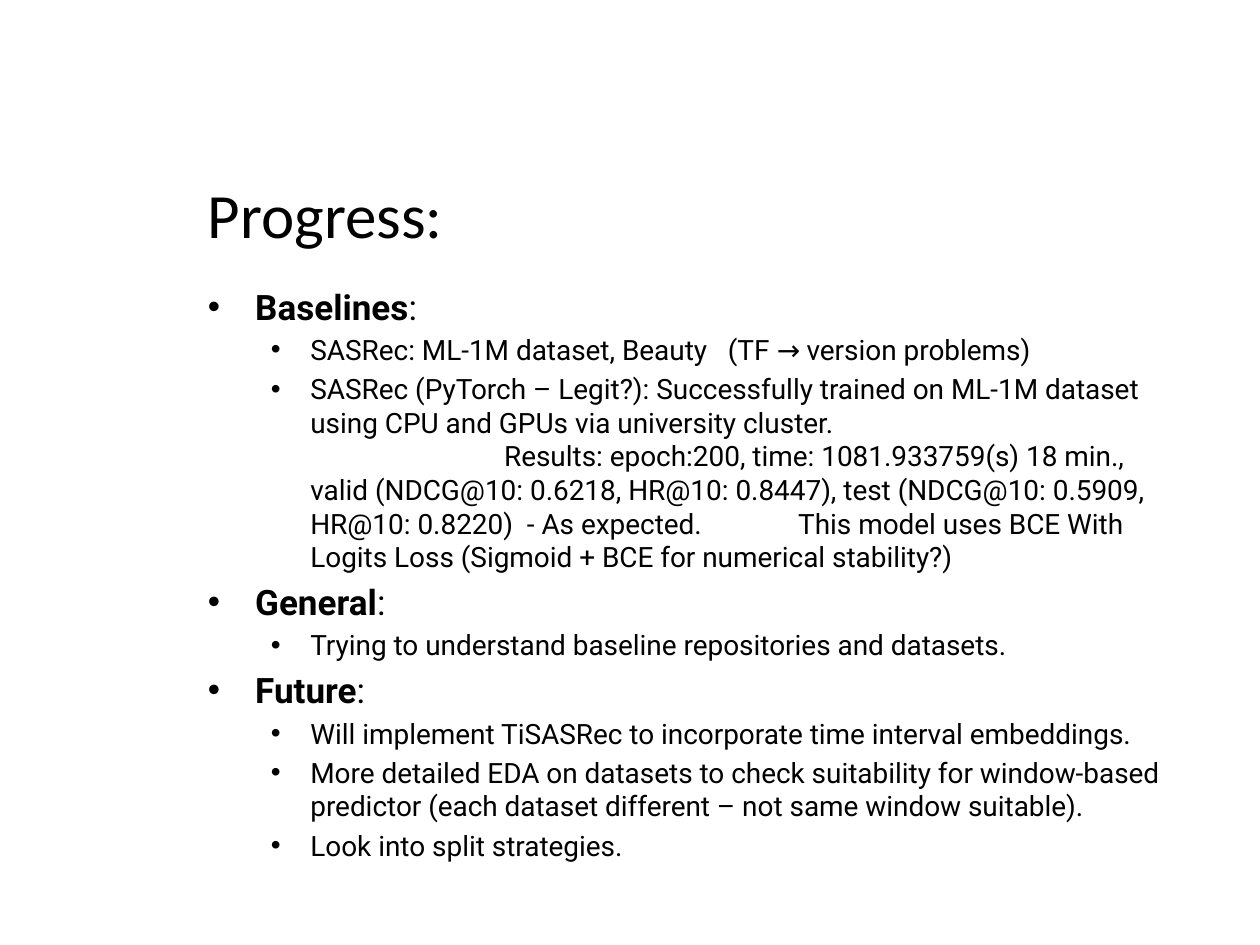
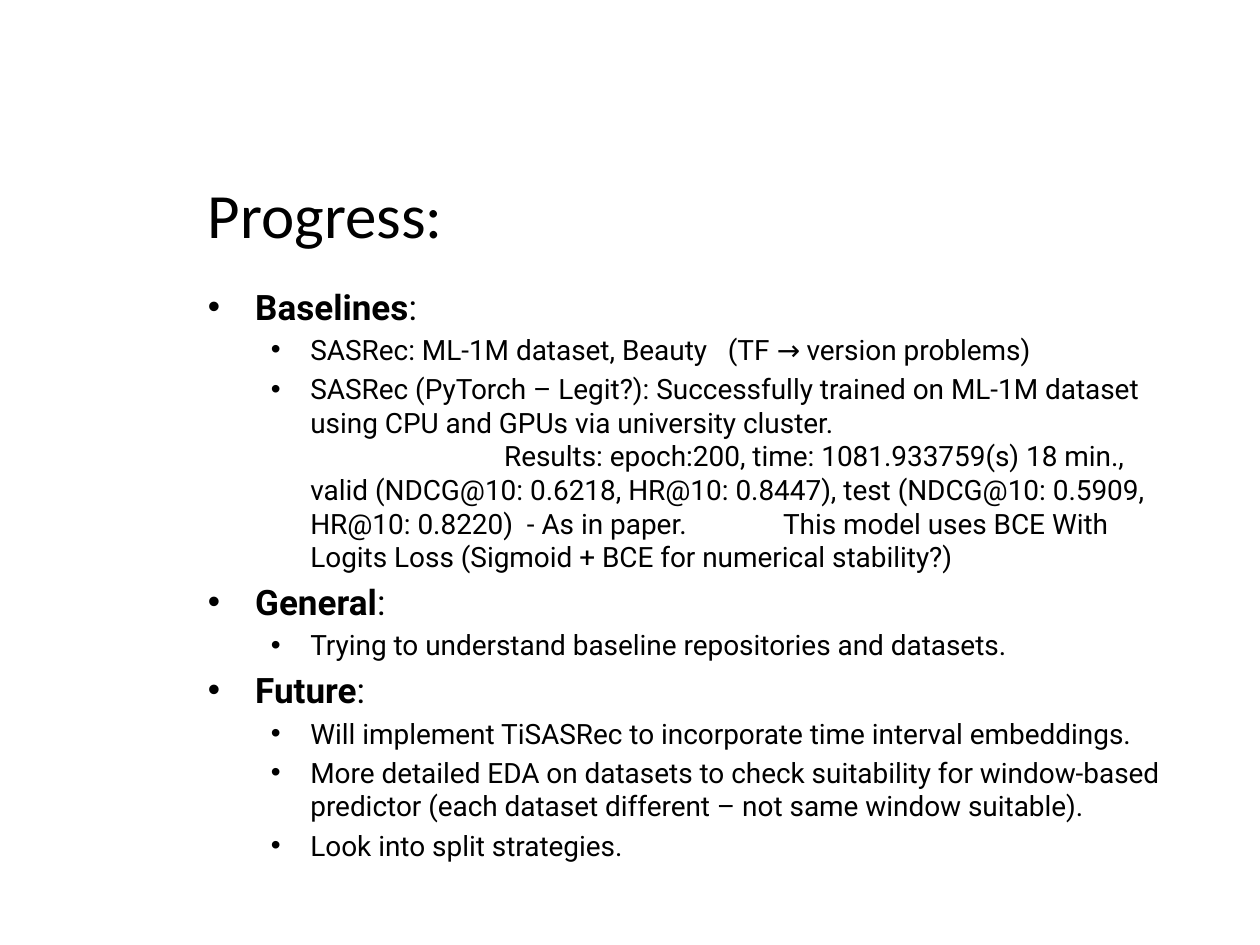
Before and after one commit to kyriakossk2000/MasterThesis, a slide deck: slide 2 of Progress/3 Project Progress.pptx. Drawn at 1260x945 pixels with LibreOffice and Linux fonts; fonts in the diff are those of the drawing; background and template pictures are left out. Boxes give left, top, right and bottom in pixels: in the first picture for what was removed or moved away, otherwise in the second. Text is boxed around its words. In the diff, an @@ line names an element or a change of style, - is before the commit and + after.

```diff
--- a/Progress/3 Project Progress.pptx
+++ b/Progress/3 Project Progress.pptx
@@ text at (x1=310, y1=376, x2=1144, y2=574): text changed @@
-  • SASRec (PyTorch – Legit?): Successfully trained on ML-1M dataset using CPU and GPUs via university cluster. Results: epoch:200, time: 1081.933759(s) 18 min., valid (NDCG@10: 0.6218, HR@10: 0.8447), test (NDCG@10: 0.5909, HR@10: 0.8220) - As expected. This model uses BCE With Logits Loss (Sigmoid + BCE for numerical stability?)
+  • SASRec (PyTorch – Legit?): Successfully trained on ML-1M dataset using CPU and GPUs via university cluster. Results: epoch:200, time: 1081.933759(s) 18 min., valid (NDCG@10: 0.6218, HR@10: 0.8447), test (NDCG@10: 0.5909, HR@10: 0.8220) - As in paper. This model uses BCE With Logits Loss (Sigmoid + BCE for numerical stability?)
```
Also in this commit, not shown: 1 other file.
